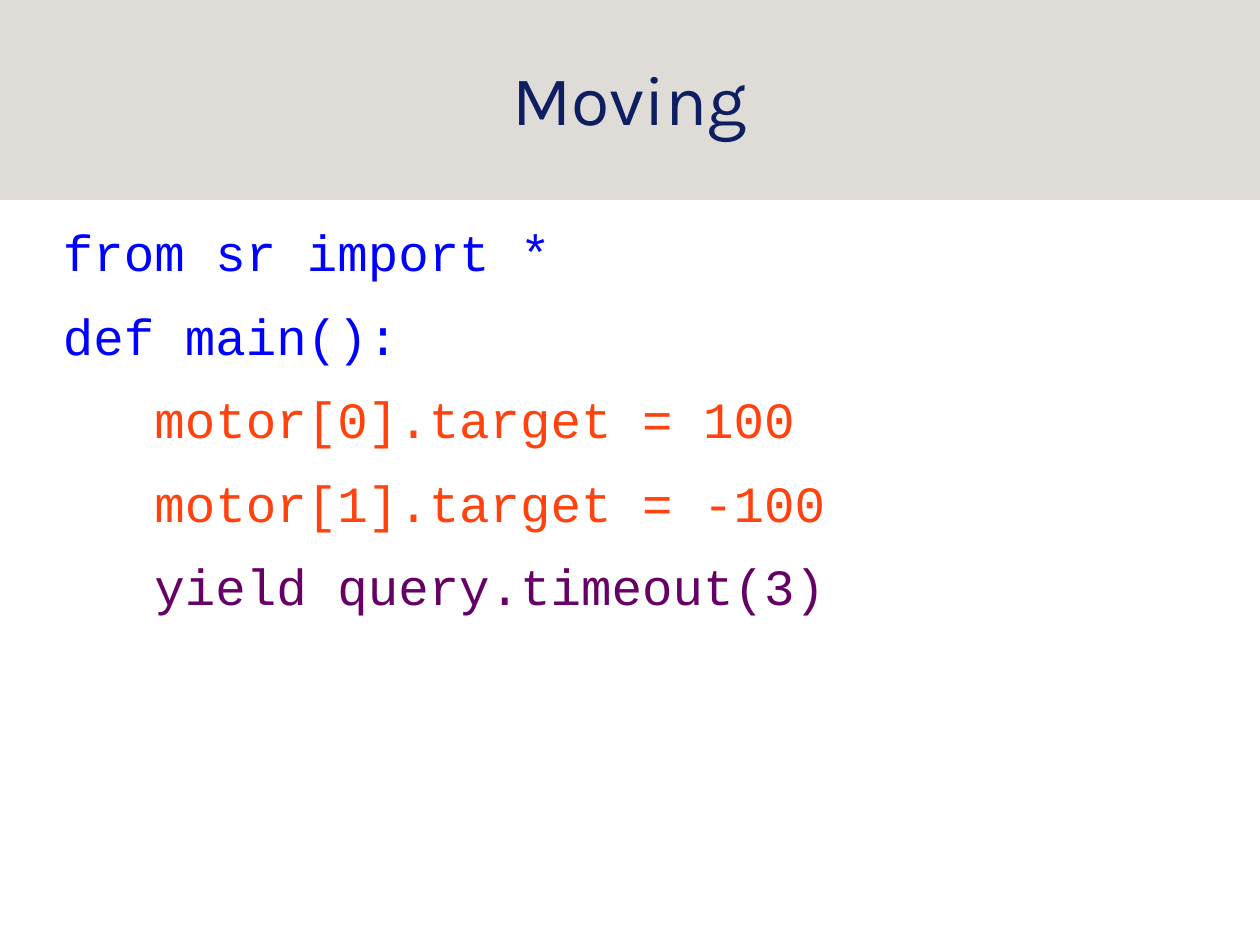
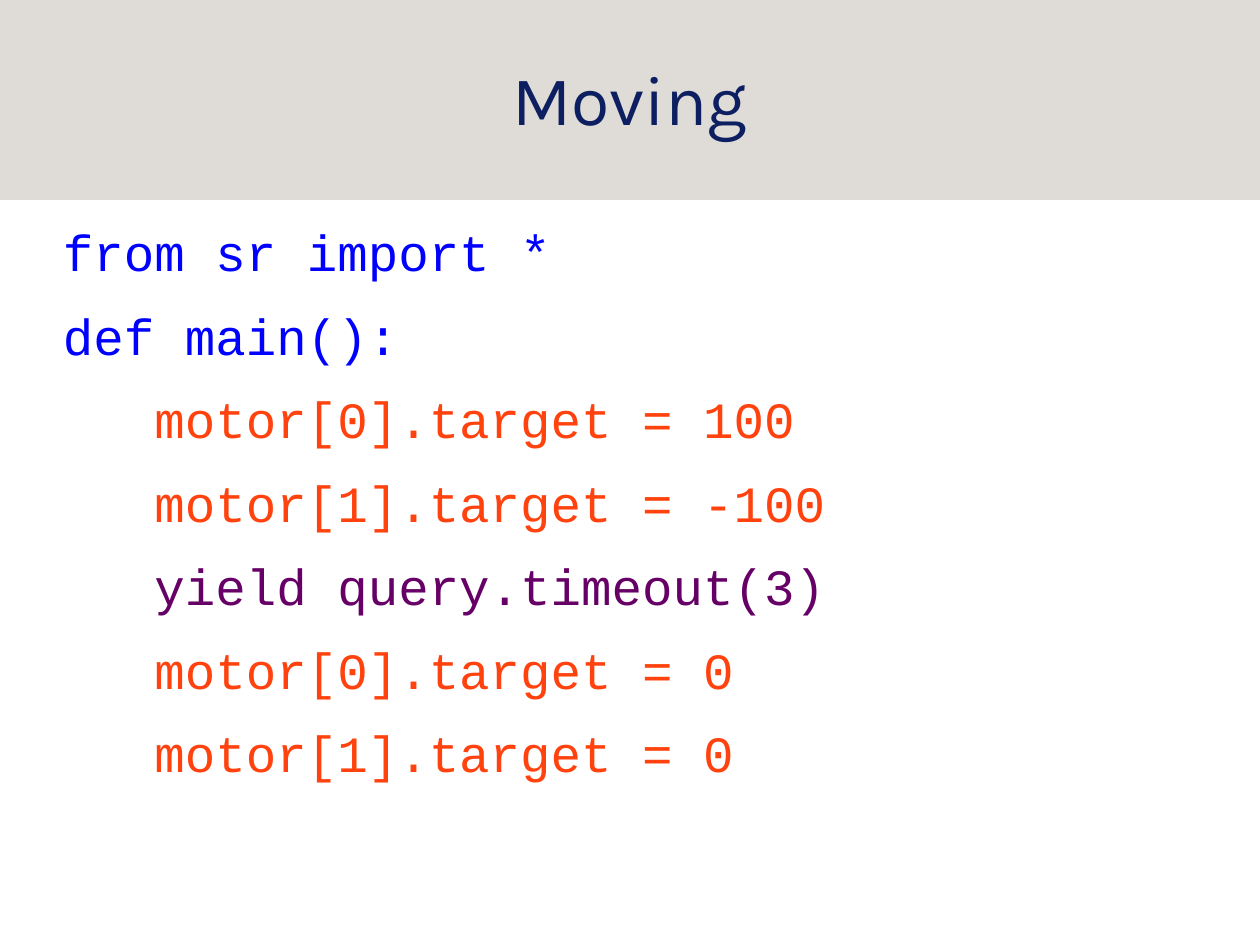
Before and after one commit to srobo-legacy/kickstart-presentations, a slide deck: slide 24 of programming/programming.odp. Drawn at 1260x945 pixels with LibreOffice and Linux fonts; fonts in the diff are those of the drawing; background and template pictures are left out. Boxes give left, top, right and bottom in pixels: in the first picture for what was removed or moved away, otherwise in the second. Text is boxed around its words. In the diff, an @@ line names an element or a change of style, - is before the commit and + after.

```diff
--- a/programming/programming.odp
+++ b/programming/programming.odp
@@ text at [154, 652, 733, 783]: paragraphs added @@
+motor[0].target = 0
+motor[1].target = 0
```
Also in this commit, not shown: 3 other slides changed.
